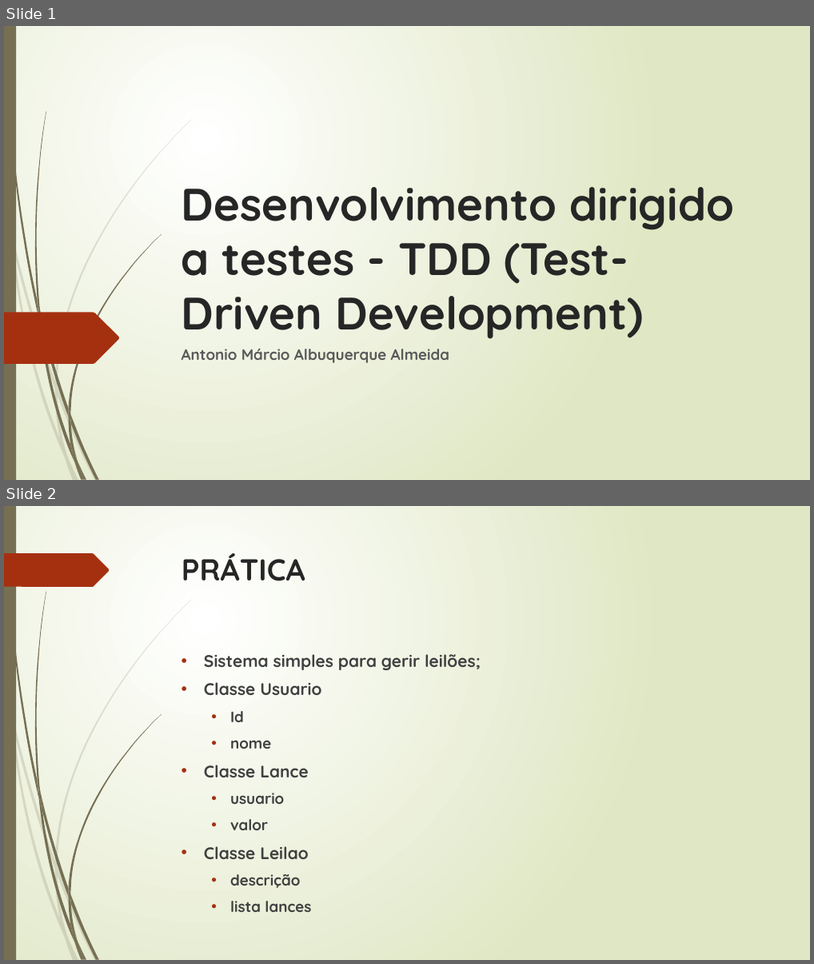
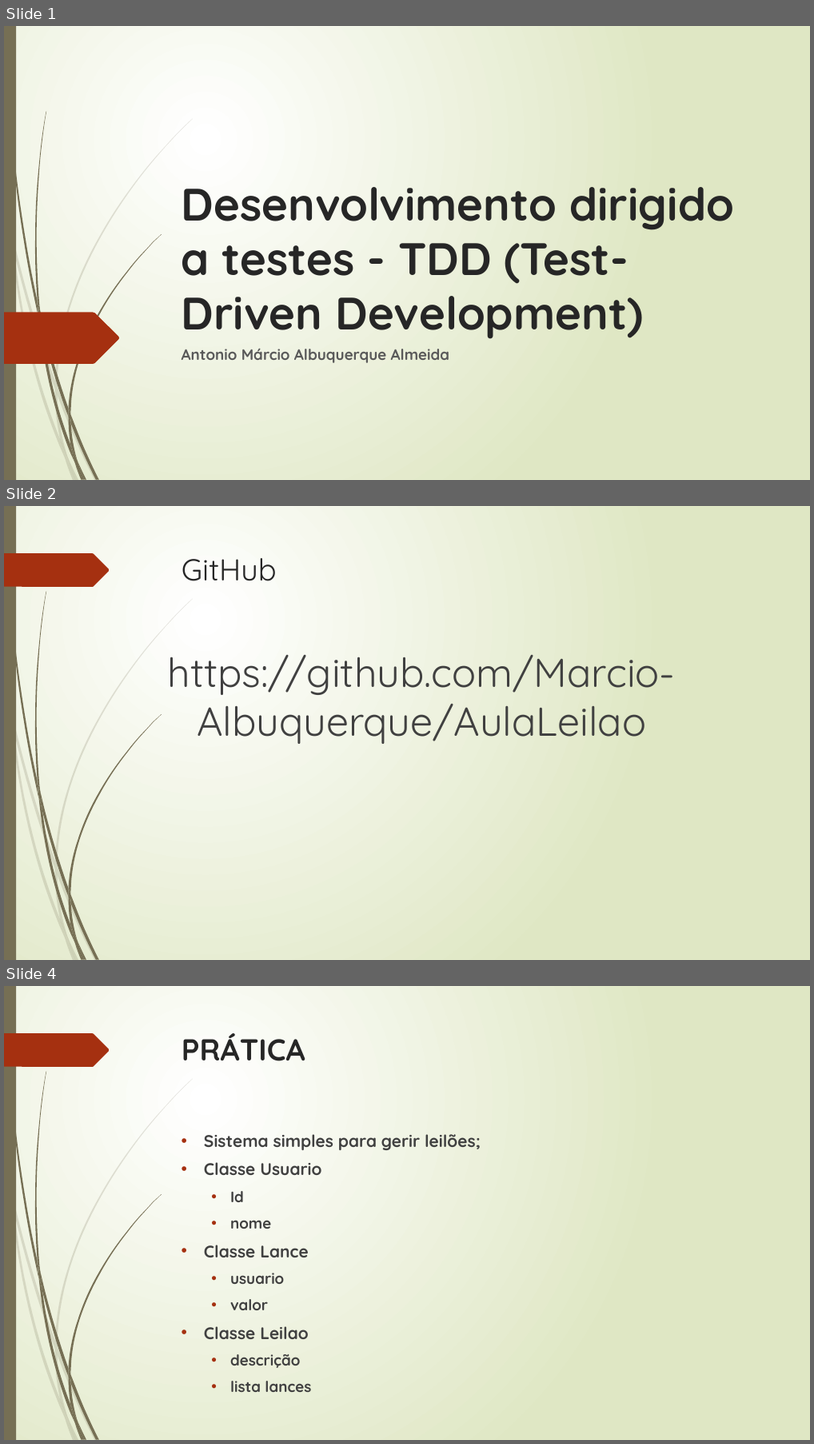
Before and after one commit to Marcio-Albuquerque/AulaLeilao, a slide deck: Desenvolvimento dirigido a testes - TDD (Test-Driven.pptx. Shown one above the other, each under a label of ours: slides 1 and 2 before the commit, slides 1, 2 and 4 after it; the slides between them are not shown. The pictures are 814x964 and 814x1444 pixels, drawn with LibreOffice and Linux fonts; fonts in the diff are those of the drawing. Boxes give left, top, right and bottom in pixels: in the first picture for what was removed or moved away, otherwise in the second. Text is boxed around its words. In the diff, an @@ line names an element or a change of style, - is before the commit and + after.

```diff
--- a/Desenvolvimento dirigido a testes - TDD (Test-Driven.pptx
+++ b/Desenvolvimento dirigido a testes - TDD (Test-Driven.pptx
@@ slide 2 added at (4,506,810,960), background gradient #FFFFFF to #DFE8C4; not listed: 24 template elements that a slide beside it also shows @@
@@ title added at (182,558,277,581), 36 pt, text #262626 @@
+GitHub
@@ text added at (168,655,676,744), 48 pt, text #404040 @@
+https://github.com/Marcio-Albuquerque/AulaLeilao
@@ what was slide 2 is now slide 4 @@
```
Also in this commit, not shown: 1 other slide added, 1 slide removed.
